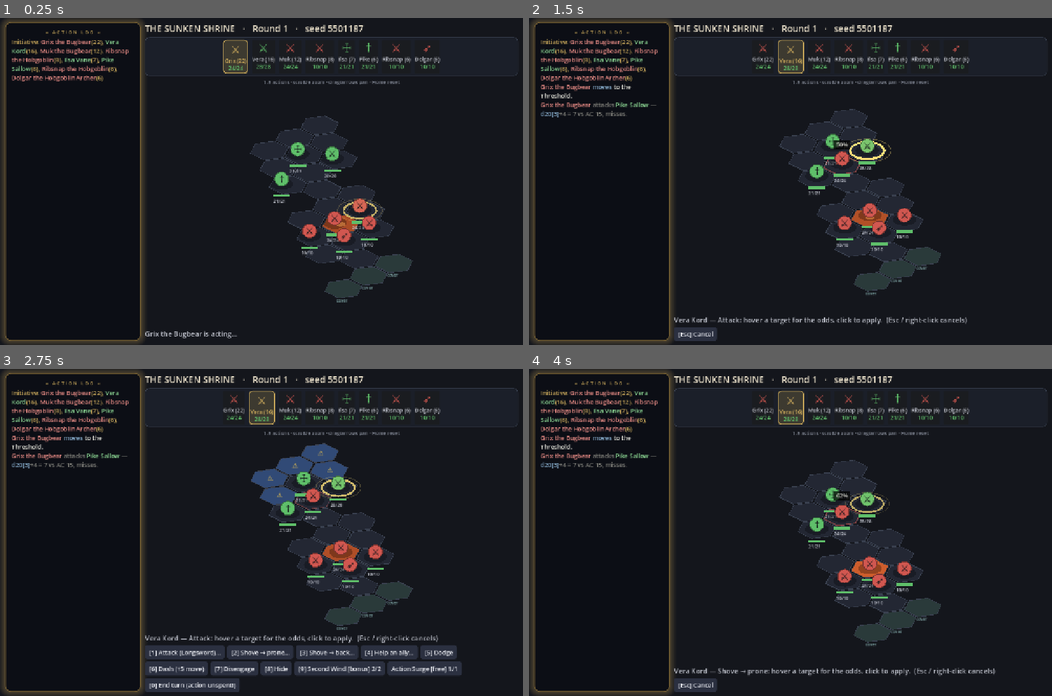
Above: before the commit, frames 1-4 (two rows, left to right).
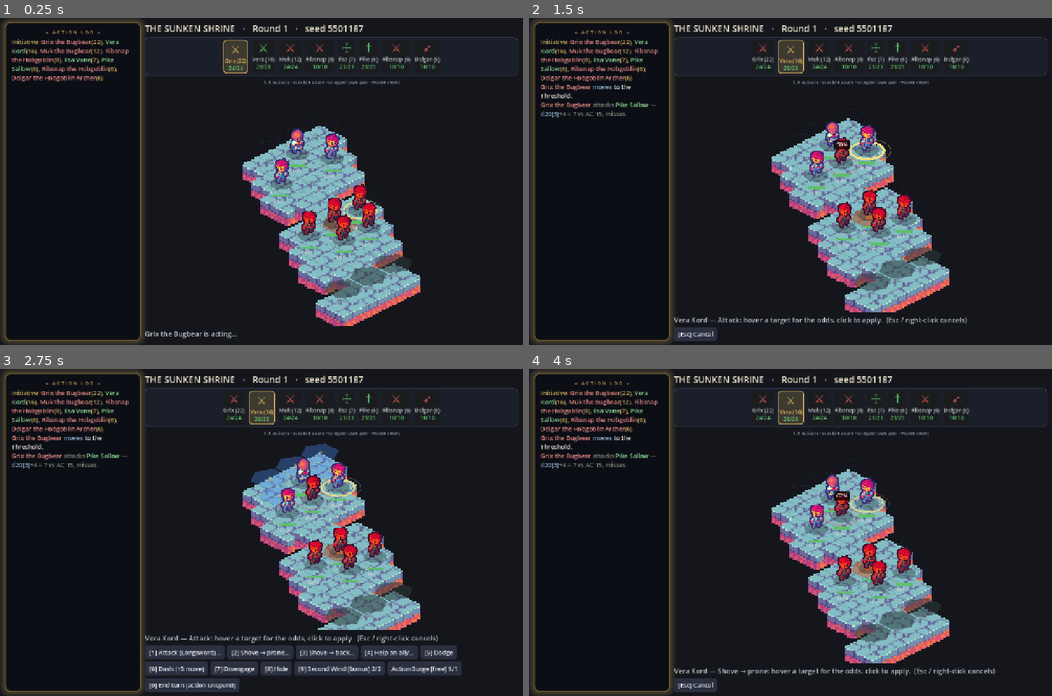
Above: after the commit, the same moments.

Repository: EgecanOzcakar/sorcmerc
Game: Godot game, scene res://scenes/main.tscn
Same seed, same stepped clock (60 frames per second), same inputs: the game is played once before the commit and once after it. This scene is started directly instead of the project's main scene.
Inputs (mouse positions are in pixels of both pictures, inside the frame that each line leads up to):
- Up to frame 1 (0.25 s): no input
- Up to frame 2 (1.5 s): tap Enter at 0.5 s; drag from (790, 181) to (842, 109) at 0.52 s; click "[1] Attack (Longsword)…" at 1.25 s
- Up to frame 3 (2.75 s): click "[Esc] Cancel" at 2 s
- Up to frame 4 (4 s): click "[2] Shove → prone…" at 2.75 s; tap Enter at 3.5 s; drag from (685, 548) to (764, 597) at 3.52 s

The runs differ from the first frame. In frame 1, 11% of the frame differs, in the area x 46-81%, y 29-95%; in frame 2, 11%; in frame 3, 10%; in frame 4, 11%.

Commit message:
Iso combat board: real CC0 sprite art instead of flat shapes (spike)
A parallel experiment to the vector-shape isometric board: same projection
(_iso/_pix untouched), but tiles and units are drawn from an actual sprite
pack instead of polygons and glyph circles.

Art is Tiny Tactics - Battle Kit I by Gabriel "tiopalada" Lima, CC0 1.0
(https://opengameart.org/content/tiny-tactics-battle-kit-i). Licence verified
against both the OGA licence field and the license.html shipped inside the
archive; provenance and the exact sheet coordinates of every slice are
recorded in assets/iso-experiment/SOURCE.md. Kept out of assets/audio/'s
neighbours on purpose — it is a spike, not the shipping asset set.

Textures are built by hand from Image, not load()ed, because this project
carries no editor .import files (core/audio.gd does the same for its WAVs).
Board tiles now sort back-to-front so a tile's raised block body is occluded
by the tile in front of it; the hex outline drops to a hint since the art
carries the grid. Foes reuse the fighter sprite under a red wash — three
stand-in sprites cover the whole roster, which is the point of a spike.

Every draw falls back to the old shapes if a texture is missing.

Co-Authored-By: Claude Opus 5 <noreply@anthropic.com>

Diff:
--- a/scenes/main.gd
+++ b/scenes/main.gd
@@ -163,6 +163,7 @@
 	col.add_child(_hint)
 
 	_board.main = self
+	_board.texture_filter = CanvasItem.TEXTURE_FILTER_NEAREST   # pixel art, no blur
 	_board.clip_contents = true
 	_board.size_flags_vertical = Control.SIZE_EXPAND_FILL
 	_board.size_flags_horizontal = Control.SIZE_EXPAND_FILL
@@ -1014,6 +1015,41 @@
 	const ISO_Y := 0.525
 	const ISO_SQUASH := 2.0 * ISO_Y   # how much a world y-extent shrinks on screen
 
+	# --- sprite art (experiment) ---------------------------------------
+	# Real CC0 pixel art instead of drawn shapes — see assets/iso-experiment/SOURCE.md.
+	# Built by hand from Image, not load()ed, because this project ships no editor
+	# .import files (same reason core/audio.gd hand-rolls its WAVs).
+	const ART_DIR := "res://assets/iso-experiment/"
+	const TILE_ART := {"shrine": "stone", "camp": "dirt", "city": "stone",
+		"forest": "grass", "ice": "water", "shop": "dirt"}
+	const CLASS_ART := {"wizard": "mage", "sorcerer": "mage", "warlock": "mage",
+		"bard": "mage", "cleric": "cleric", "druid": "cleric", "paladin": "cleric"}
+	# Screen width of one tile sprite, in hex radii. The art is a 2:1 iso diamond
+	# and the board is a flat-top hex grid, so this is a fitted knob, not a derivation.
+	const TILE_W := 3.9
+	static var _art := {}
+
+	static func art(name: String) -> Texture2D:
+		if not _art.has(name):
+			var img := Image.load_from_file(ART_DIR + name + ".png")
+			_art[name] = ImageTexture.create_from_image(img) if img != null else null
+		return _art[name]
+
+	# Which sprite stands in for this combatant. Three stand-ins only: the spike
+	# proves the pipeline, not the roster.
+	func _unit_art(c) -> String:
+		if c.team != "party":
+			return "unit_fighter"
+		return "unit_" + String(CLASS_ART.get(Icons.primary_class(c.sheet), "fighter"))
+
+	# Draw a sprite with its 32x32 anchor point landing on `at`.
+	func _blit(name: String, at: Vector2, anchor: Vector2, scale: float, tint := Color.WHITE) -> bool:
+		var tex := art(name)
+		if tex == null:
+			return false
+		draw_texture_rect(tex, Rect2(at - anchor * scale, Vector2(32, 32) * scale), false, tint)
+		return true
+
 	func _iso(v: Vector2) -> Vector2:
 		return Vector2((v.x - v.y) * ISO_X, (v.x + v.y) * ISO_Y)
 
@@ -1173,11 +1209,15 @@
 				for hx in Hex.cone(cur.pos, dir, int(main._tgt_verb.get("radius", 2))):
 					cone_hexes[hx] = true
 
-		# tiles
-		for hx in cb.board["hexes"]:
+		# tiles — sprite art, painted back-to-front so a tile's raised block body
+		# is overlapped by the tile in front of it.
+		var tile_name := "tile_" + String(TILE_ART.get(cb.board.get("palette", "shrine"), "stone"))
+		var hexes: Array = cb.board["hexes"].duplicate()
+		hexes.sort_custom(func(a, b): return _pix(a).y < _pix(b).y)
+		for hx in hexes:
 			var c := _pix(hx)
 			var poly := _hex_poly(c, s - 2.0)
-			var fill: Color = main.PALETTES.get(cb.board.get("palette", "shrine"), main.COL_HEX)
+			var fill: Color = Color.TRANSPARENT
 			var obj: Dictionary = cb.object_at(hx)
 			if obj.has("hazard") and not obj.get("blocks_movement", false):
 				fill = main.COL_BRAZIER.lerp(Color("d9622e"), pulse)
@@ -1185,14 +1225,19 @@
 				fill = main.COL_PROP
 			elif cb.is_cover(hx):
 				fill = main.COL_COVER
-			draw_colored_polygon(poly, fill)
+			# the tile sprite's diamond top is centred at (16, 8) in its 32x32 cell
+			if not _blit(tile_name, c, Vector2(16, 8), s * TILE_W / 32.0):
+				fill = main.PALETTES.get(cb.board.get("palette", "shrine"), main.COL_HEX)
+			if fill.a > 0.0:
+				draw_colored_polygon(poly, Color(fill.r, fill.g, fill.b, 0.55))
 			if field.has(hx) and hx != cur.pos:
 				draw_colored_polygon(poly, main.COL_MOVE)
 			if cone_hexes.has(hx):
 				draw_colored_polygon(poly, main.COL_CONE)
 			var edge := _hex_poly(c, s - 2.0)
 			edge.append(edge[0])
-			draw_polyline(edge, main.COL_HEX_EDGE, 1.5)
+			# the tile art carries the grid now, so the outline only has to hint at it
+			draw_polyline(edge, Color(main.COL_HEX_EDGE, 0.30), 1.0)
 			if provoke.has(hx):
 				draw_string(ThemeDB.fallback_font, c - Vector2(6, -5), "⚠", HORIZONTAL_ALIGNMENT_LEFT, -1, 16, Color("ffcf47"))
 			if cb.is_cover(hx):
@@ -1245,11 +1290,18 @@
 					Color(1.0, 0.886, 0.478, 0.25 + 0.75 * bl), 2.5 + bl * 3.0)
 				draw_polyline(_disc(p, rad + 12.0 + bl * 6.0, true),
 					Color(1.0, 0.886, 0.478, 0.30 * bl), 2.0)
-			draw_line(p, tp, base.darkened(0.55), 3.0)   # the "post" it stands on
-			draw_circle(tp, rad * 0.8, base)
-			draw_arc(tp, rad * 0.8, 0, TAU, 24, base.darkened(0.4), 2.0)
-			# The token's mark: class glyph for heroes, creature-type glyph for foes.
-			_centered(_glyph(c), tp, int(24 * fz), Color("101216"))
+			# The unit sprite stands with its feet on the hex centre. Foes wear a red
+			# wash so team still reads at a glance off three shared stand-in sprites.
+			var tint := Color.WHITE if c.team == "party" else Color(1.0, 0.42, 0.40)
+			if c.is_down():
+				tint = Color(0.55, 0.55, 0.6)
+			if _flash.has(c.id):
+				tint = tint.lerp(Color.WHITE, clampf(_flash[c.id] / 0.35, 0, 1))
+			if not _blit(_unit_art(c), p, Vector2(16, 28), s * 2.2 / 32.0, tint):
+				draw_line(p, tp, base.darkened(0.55), 3.0)   # the "post" it stands on
+				draw_circle(tp, rad * 0.8, base)
+				draw_arc(tp, rad * 0.8, 0, TAU, 24, base.darkened(0.4), 2.0)
+				_centered(_glyph(c), tp, int(24 * fz), Color("101216"))
 
 			# hp bar
 			var hv: float = _hp.get(c.id, float(c.hp))
Binary file added: assets/iso-experiment/tile_dirt.png
Binary file added: assets/iso-experiment/tile_grass.png
Binary file added: assets/iso-experiment/tile_rock.png
Binary file added: assets/iso-experiment/tile_stone.png
Binary file added: assets/iso-experiment/tile_tree.png
Binary file added: assets/iso-experiment/tile_water.png
Binary file added: assets/iso-experiment/unit_cleric.png
Binary file added: assets/iso-experiment/unit_fighter.png
Binary file added: assets/iso-experiment/unit_mage.png
Not shown, added: assets/iso-experiment/SOURCE.md
